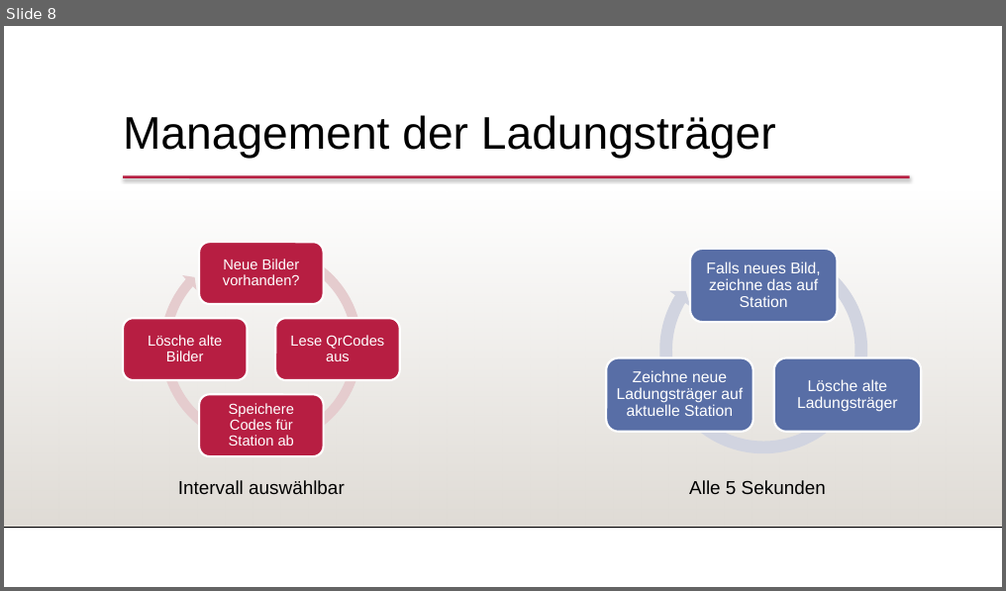
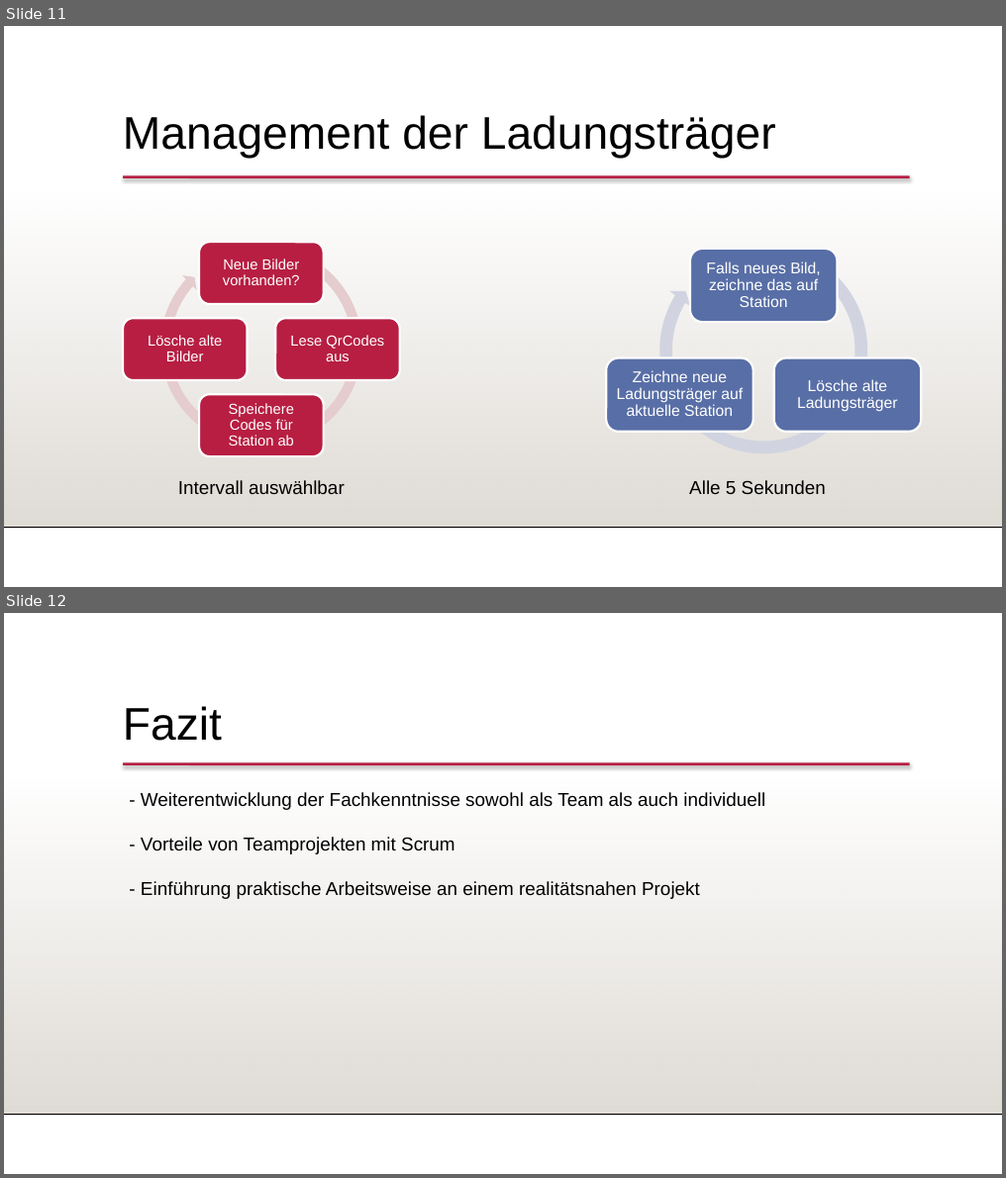
Before and after one commit to FeFi7/CarrierTracking, a slide deck: Präsentation/Teil2_Präsentation20_01_2021.pptx. Shown one above the other, each under a label of ours: slide 8 before the commit, slides 11 and 12 after it. The pictures are 1006x591 and 1006x1178 pixels, drawn with LibreOffice and Linux fonts; fonts in the diff are those of the drawing; background and template pictures are left out. Boxes give left, top, right and bottom in pixels: in the first picture for what was removed or moved away, otherwise in the second. Text is boxed around its words. In the diff, an @@ line names an element or a change of style, - is before the commit and + after.

```diff
--- a/Präsentation/Teil2_Präsentation20_01_2021.pptx
+++ b/Präsentation/Teil2_Präsentation20_01_2021.pptx
@@ slide 12 added at [4, 613, 1002, 1174], background #FFFFFF; not listed: 3 template elements that a slide beside it also shows @@
@@ text added at [123, 706, 222, 741], 44 pt, text #000000 @@
+Fazit
@@ text added at [141, 792, 765, 899], 18 pt, text #000000 @@
+- Weiterentwicklung der Fachkenntnisse sowohl als Team als auch individuell
+- Vorteile von Teamprojekten mit Scrum
+- Einführung praktische Arbeitsweise an einem realitätsnahen Projekt
@@ what was slide 8 is now slide 11 @@
```
Also in this commit, not shown: 1 slide changed, 8 other slides added, 4 slides removed.
